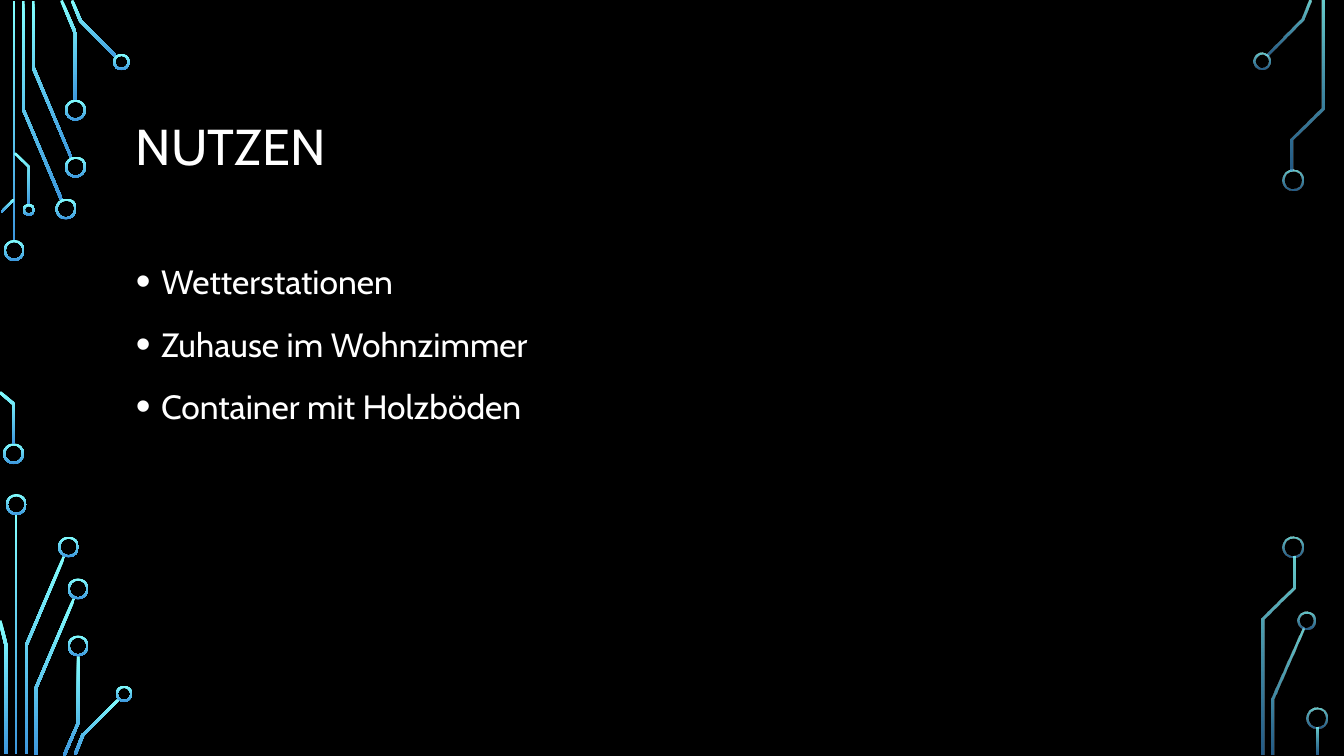
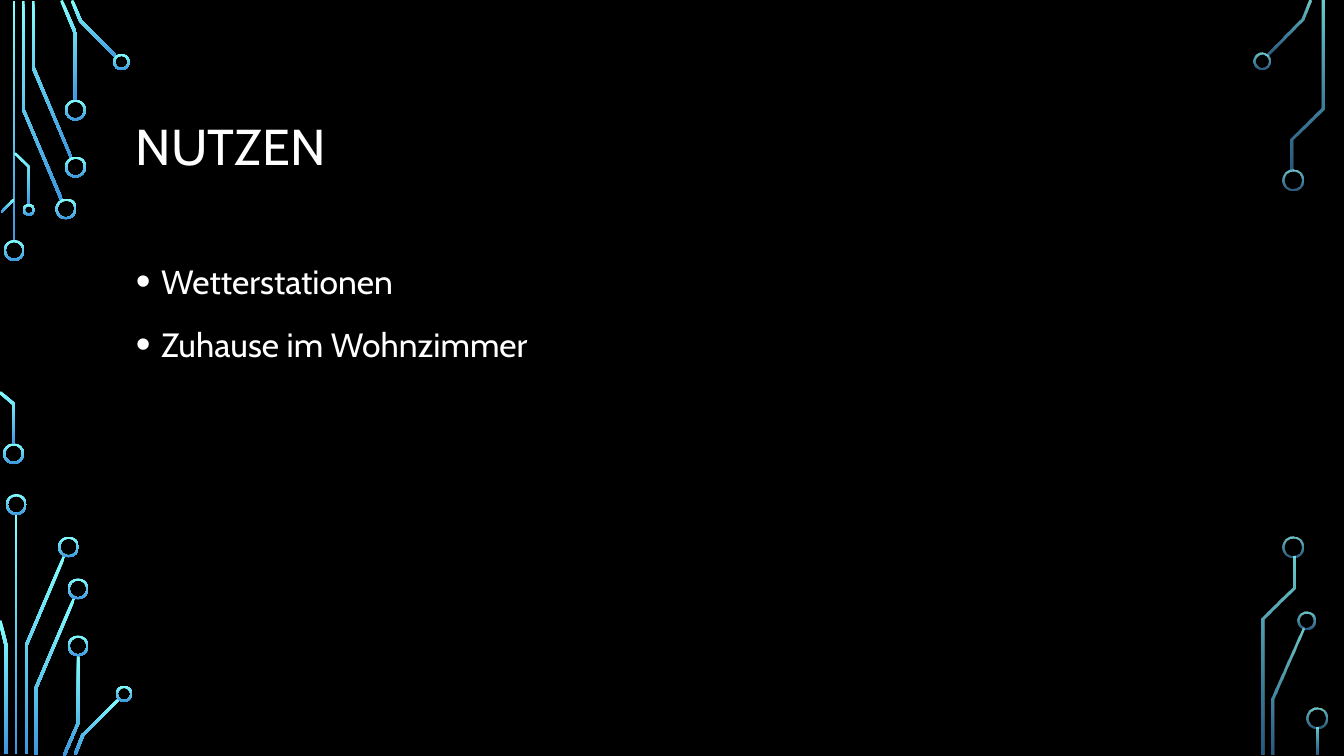
Before and after one commit to AndresMinder/factsheet, a slide deck: slide 3 of LuftfeuchtigkeitssensorenPP.pptx. Drawn at 1344x756 pixels with LibreOffice and Linux fonts; fonts in the diff are those of the drawing; background and template pictures are left out. Boxes give left, top, right and bottom in pixels: in the first picture for what was removed or moved away, otherwise in the second. Text is boxed around its words. In the diff, an @@ line names an element or a change of style, - is before the commit and + after.

Commit message:
PP done

```diff
--- a/LuftfeuchtigkeitssensorenPP.pptx
+++ b/LuftfeuchtigkeitssensorenPP.pptx
@@ text at <box>161,393,522,420</box>: paragraph removed @@
-• Container mit Holzböden
```
